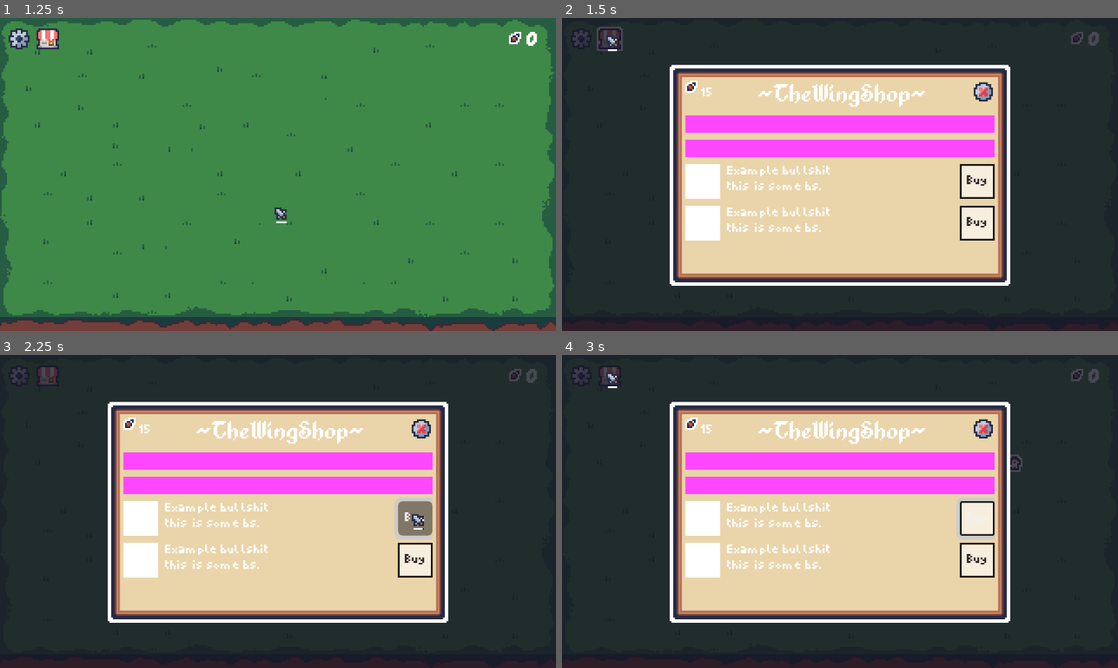
Above: before the commit, frames 1-4 (two rows, left to right).
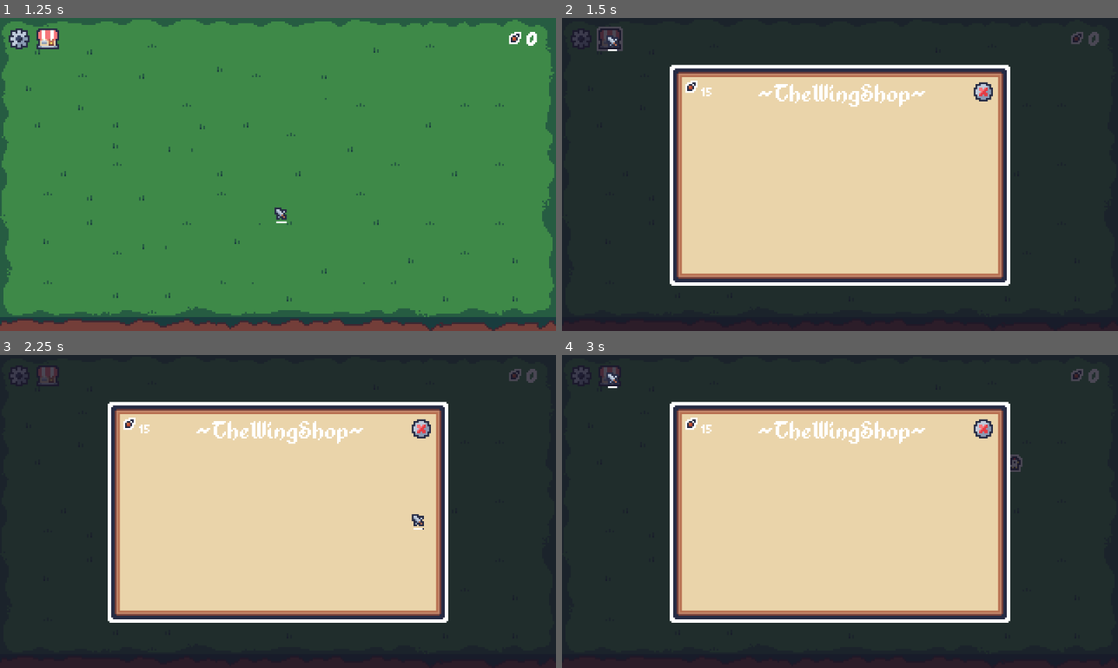
Above: after the commit, the same moments.

Repository: mrbartchak/chicken-incremental-game
Game: Godot game, scene res://ui/menu/main/main_menu.tscn
The game is run twice, just before and just after one commit, with the same random seed, the same clock (stepped at 60 frames per second) and the same inputs. Sound files missing from this copy of the repository are replaced by a short silence.
Inputs (mouse positions are in pixels of both pictures, inside the frame that each line leads up to):
- Up to frame 1 (1.25 s): click "NEW GAME" at 0.5 s
- Up to frame 2 (1.5 s): click (612, 39) at 1.25 s
- Up to frame 3 (2.25 s): click (417, 517) at 2 s, where only the run before the commit has a clickable "Buy"
- Up to frame 4 (3 s): click (612, 376) at 2.75 s

Frame 1 is identical in both runs. In frame 2, 9.8% of the frame differs, in the area x 22-78%, y 31-72%; in frame 3, 9.9%; in frame 4, 10%.

Commit message:
fixing some canvas layer ordering for shop menu and cursor

Diff:
--- a/core/autoloads/gamestate.gd
+++ b/core/autoloads/gamestate.gd
@@ -3,11 +3,15 @@
 signal wings_changed(amount: int)
 signal chicken_count_changed(amount: int)
 
+var wings: int = 0
+var total_wings_collected: int = 0
+
 var chicken_count: int = 0
-var wings: int = 0
+var max_chickens: int = 1
 
 func add_wings(amount: int = 1) -> void:
 	wings += amount
+	total_wings_collected += amount
 	wings_changed.emit(wings)
 
 func add_chickens(amount: int = 1) -> void:
--- a/core/game.tscn
+++ b/core/game.tscn
@@ -30,8 +30,6 @@
 texture = ExtResource("2_r8boq")
 
 [node name="ChickenContainer" type="Node2D" parent="GameWorld"]
-
-[node name="Sword" parent="GameWorld" instance=ExtResource("3_8xnxh")]
 
 [node name="HUD" type="Control" parent="."]
 layout_mode = 3
@@ -113,7 +111,6 @@
 
 [node name="ShopMenu" parent="HUD" instance=ExtResource("13_8bifg")]
 visible = false
-layout_mode = 1
 
 [node name="IngameSettings" parent="HUD" instance=ExtResource("12_r8boq")]
 visible = false
@@ -127,5 +124,9 @@
 max_entities = 4
 spawn_interval = 1.0
 
+[node name="MouseLayer" type="CanvasLayer" parent="."]
+
+[node name="Sword" parent="MouseLayer" instance=ExtResource("3_8xnxh")]
+
 [connection signal="pressed" from="HUD/MarginContainer/TopBar/LeftGroup/CenterContainer/SettingsButton" to="HUD" method="_on_settings_button_pressed"]
 [connection signal="pressed" from="HUD/MarginContainer/TopBar/LeftGroup/CenterContainer2/ShopButton" to="HUD" method="_on_shop_button_pressed"]
--- a/ui/menu/shop/shop_menu.gd
+++ b/ui/menu/shop/shop_menu.gd
@@ -1,5 +1,5 @@
 class_name ShopMenu
-extends Control
+extends CanvasLayer
 
 func _ready() -> void:
 	close()
--- a/ui/menu/shop/shop_menu.tscn
+++ b/ui/menu/shop/shop_menu.tscn
@@ -13,34 +13,10 @@
 [sub_resource type="LabelSettings" id="LabelSettings_6id7x"]
 font = ExtResource("3_6cl0q")
 
-[sub_resource type="LabelSettings" id="LabelSettings_6cl0q"]
-line_spacing = 0.0
-font_size = 8
-
-[sub_resource type="StyleBoxFlat" id="StyleBoxFlat_6cl0q"]
-content_margin_left = 4.0
-content_margin_top = 4.0
-content_margin_right = 4.0
-content_margin_bottom = 4.0
-bg_color = Color(1, 1, 1, 0.6)
-border_width_left = 1
-border_width_top = 1
-border_width_right = 1
-border_width_bottom = 1
-border_color = Color(0.05882353, 0.05882353, 0.047058824, 1)
-corner_detail = 5
-
-[node name="ShopMenu" type="Control"]
-layout_mode = 3
-anchors_preset = 15
-anchor_right = 1.0
-anchor_bottom = 1.0
-grow_horizontal = 2
-grow_vertical = 2
+[node name="ShopMenu" type="CanvasLayer"]
 script = ExtResource("1_6id7x")
 
 [node name="ColorRect" type="ColorRect" parent="."]
-layout_mode = 1
 anchors_preset = 15
 anchor_right = 1.0
 anchor_bottom = 1.0
@@ -114,73 +90,4 @@
 texture_hover = ExtResource("6_gb4lm")
 texture_focused = ExtResource("5_8yyr0")
 
-[node name="ScrollArea" type="ScrollContainer" parent="ColorRect/MainPanel/ShopMenuMargin/ShopMenuStack"]
-layout_mode = 2
-size_flags_vertical = 3
-
-[node name="ShopItems" type="VBoxContainer" parent="ColorRect/MainPanel/ShopMenuMargin/ShopMenuStack/ScrollArea"]
-layout_mode = 2
-size_flags_horizontal = 3
-size_flags_vertical = 3
-
-[node name="ColorRect" type="ColorRect" parent="ColorRect/MainPanel/ShopMenuMargin/ShopMenuStack/ScrollArea/ShopItems"]
-custom_minimum_size = Vector2(100, 10)
-layout_mode = 2
-color = Color(1, 0.2784314, 1, 1)
-
-[node name="ColorRect2" type="ColorRect" parent="ColorRect/MainPanel/ShopMenuMargin/ShopMenuStack/ScrollArea/ShopItems"]
-custom_minimum_size = Vector2(100, 10)
-layout_mode = 2
-color = Color(1, 0.2784314, 1, 1)
-
-[node name="ShopItem2" type="HBoxContainer" parent="ColorRect/MainPanel/ShopMenuMargin/ShopMenuStack/ScrollArea/ShopItems"]
-layout_mode = 2
-
-[node name="ItemLogo" type="ColorRect" parent="ColorRect/MainPanel/ShopMenuMargin/ShopMenuStack/ScrollArea/ShopItems/ShopItem2"]
-custom_minimum_size = Vector2(20, 20)
-layout_mode = 2
-
-[node name="Text" type="Label" parent="ColorRect/MainPanel/ShopMenuMargin/ShopMenuStack/ScrollArea/ShopItems/ShopItem2"]
-custom_minimum_size = Vector2(20, 20)
-layout_mode = 2
-text = "Example bullshit
-this is some bs."
-label_settings = SubResource("LabelSettings_6cl0q")
-
-[node name="Spacer" type="Control" parent="ColorRect/MainPanel/ShopMenuMargin/ShopMenuStack/ScrollArea/ShopItems/ShopItem2"]
-layout_mode = 2
-size_flags_horizontal = 3
-
-[node name="Button" type="Button" parent="ColorRect/MainPanel/ShopMenuMargin/ShopMenuStack/ScrollArea/ShopItems/ShopItem2"]
-layout_mode = 2
-theme_override_colors/font_color = Color(0.16470589, 0.13333334, 0.14117648, 1)
-theme_override_font_sizes/font_size = 8
-theme_override_styles/normal = SubResource("StyleBoxFlat_6cl0q")
-text = "Buy"
-
-[node name="ShopItem" type="HBoxContainer" parent="ColorRect/MainPanel/ShopMenuMargin/ShopMenuStack/ScrollArea/ShopItems"]
-layout_mode = 2
-
-[node name="ItemLogo" type="ColorRect" parent="ColorRect/MainPanel/ShopMenuMargin/ShopMenuStack/ScrollArea/ShopItems/ShopItem"]
-custom_minimum_size = Vector2(20, 20)
-layout_mode = 2
-
-[node name="Text" type="Label" parent="ColorRect/MainPanel/ShopMenuMargin/ShopMenuStack/ScrollArea/ShopItems/ShopItem"]
-custom_minimum_size = Vector2(20, 20)
-layout_mode = 2
-text = "Example bullshit
-this is some bs."
-label_settings = SubResource("LabelSettings_6cl0q")
-
-[node name="Spacer" type="Control" parent="ColorRect/MainPanel/ShopMenuMargin/ShopMenuStack/ScrollArea/ShopItems/ShopItem"]
-layout_mode = 2
-size_flags_horizontal = 3
-
-[node name="Button" type="Button" parent="ColorRect/MainPanel/ShopMenuMargin/ShopMenuStack/ScrollArea/ShopItems/ShopItem"]
-layout_mode = 2
-theme_override_colors/font_color = Color(0.16470589, 0.13333334, 0.14117648, 1)
-theme_override_font_sizes/font_size = 8
-theme_override_styles/normal = SubResource("StyleBoxFlat_6cl0q")
-text = "Buy"
-
 [connection signal="pressed" from="ColorRect/MainPanel/ShopMenuMargin/ShopMenuStack/TopBar/ExitButton" to="." method="_on_exit_button_pressed"]
Not shown: 1 places in ui/menu/shop/shop_menu.tscn that only renumber resources
Not shown, changed: entities/chickens/assets/poof-80161.wav
